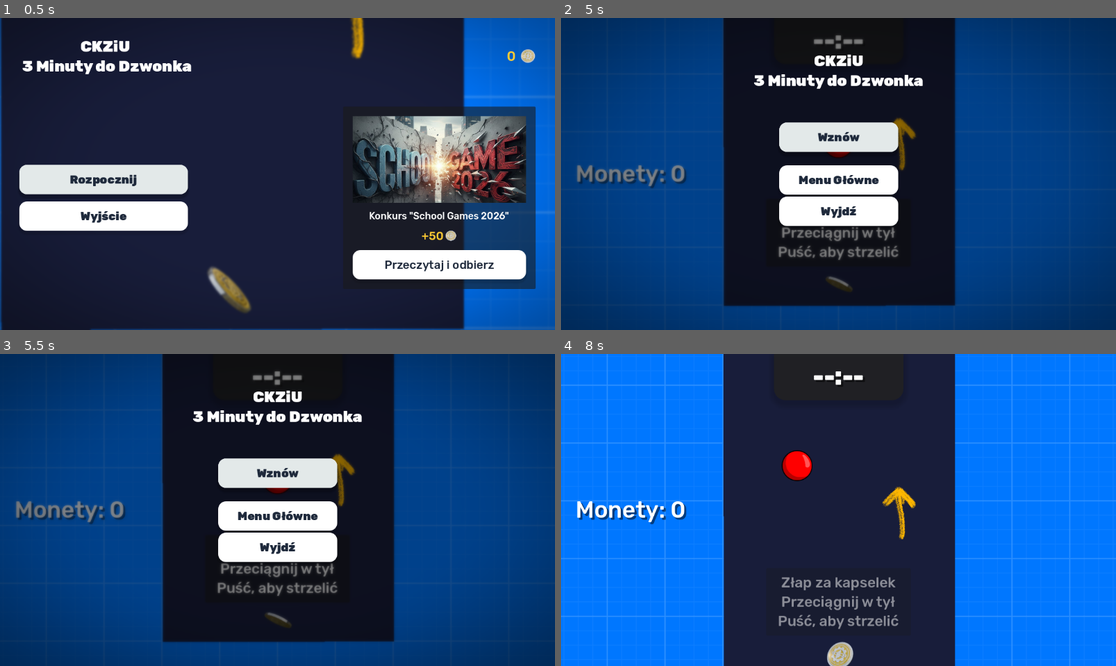
Above: before the commit, frames 1-4 (two rows, left to right).
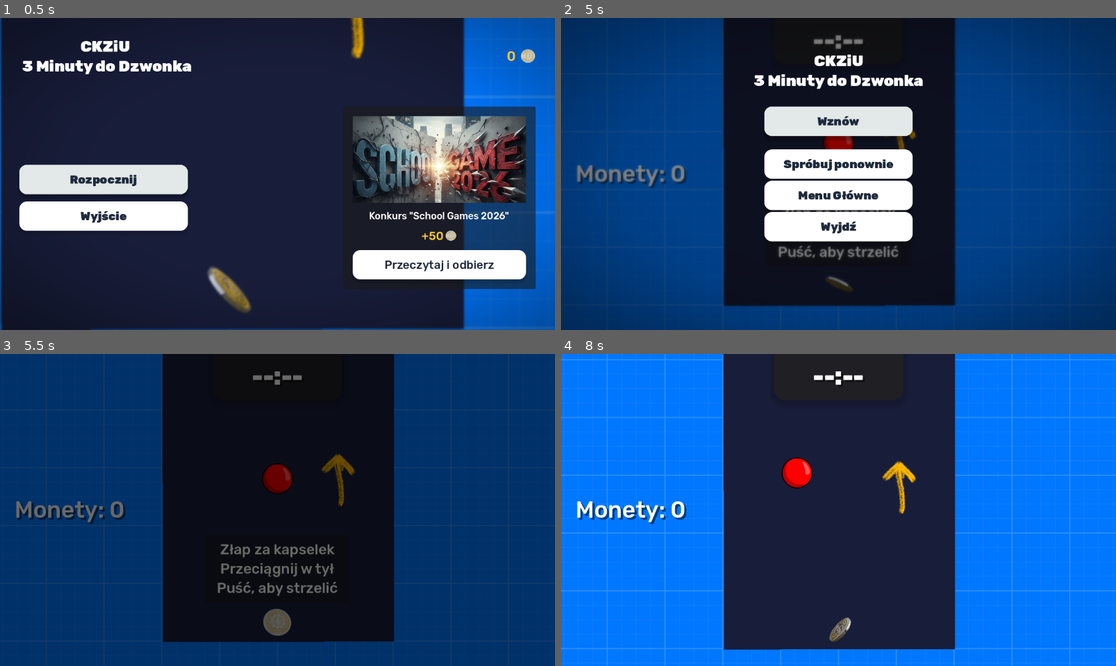
Above: after the commit, the same moments.

Repository: Moderrek/project-ricochet
Game: Godot game, scene res://scenes/menus/main_menu.tscn
Two runs of this game, one before a commit and one after it. Both use one fixed random seed, a clock stepped at 60 frames per second and the inputs below. Sound files missing from this copy of the repository are replaced by a short silence.
Inputs (mouse positions are in pixels of both pictures, inside the frame that each line leads up to):
- Up to frame 1 (0.5 s): no input
- Up to frame 2 (5 s): click "Rozpocznij" at 0.5 s; tap Enter (ui_accept) at 1.25, 1.52, 2.75, 4.25, 4.52 s; move the mouse to (960, 158) at 1.27 s; click (960, 158) at 1.42 s; drag from (727, 189) to (838, 286) at 2.02 s; move the mouse to (894, 105) at 2.77 s; click (894, 105) at 2.92 s; drag from (810, 236) to (672, 127) at 3.52 s; move the mouse to (1005, 220) at 4.27 s; click (1005, 220) at 4.42 s; tap Escape (ui_cancel) at 4.9 s
- Up to frame 3 (5.5 s): click (277, 500) at 5 s, where only the run after the commit has a clickable "Spróbuj ponownie"
- Up to frame 4 (8 s): click (838, 472) at 5.75 s, where only the run before the commit has a clickable "Wznów"; drag from (672, 463) to (838, 622) at 6.52 s; move the mouse to (866, 510) at 7.27 s; click (866, 510) at 7.42 s

Frame 1 is identical in both runs. In frame 2, 7.5% of the frame differs, in the area x 36-64%, y 28-72%; in frame 3, 31%, in the area x 3-93%, y 5-93%; in frame 4, 6.5%.

Commit message:
feat(levels): add level 1 script and integrate retry button in pause menu

Diff:
--- /dev/null
+++ b/scenes/levels/level_1.gd
@@ -0,0 +1,7 @@
+extends BaseLevel
+
+func _on_player_shot() -> void:
+	GameManager.is_timer_active = true
+
+func _on_level_started() -> void:
+	GameManager.is_timer_active = false
--- a/scenes/levels/level_1.tscn
+++ b/scenes/levels/level_1.tscn
@@ -1,6 +1,7 @@
 [gd_scene format=4 uid="uid://cidukxiliea8x"]
 
 [ext_resource type="PackedScene" uid="uid://0dahmcdfnjd5" path="res://scenes/levels/base_level.tscn" id="1_excbq"]
+[ext_resource type="Script" uid="uid://tid0bkj4um0o" path="res://scenes/levels/level_1.gd" id="2_dnkej"]
 [ext_resource type="Texture2D" uid="uid://ctj13btnys8ks" path="res://assets/images/wall_test.png" id="2_iav0o"]
 [ext_resource type="Texture2D" uid="uid://dphek2jkg6fc6" path="res://assets/images/arrow_up.png" id="3_dnkej"]
 [ext_resource type="Texture2D" uid="uid://i8oc6vj7ysmw" path="res://assets/images/arrow_turn_right.png" id="4_mm8aj"]
@@ -30,6 +31,7 @@
 sources/2 = SubResource("TileSetAtlasSource_ym01l")
 
 [node name="level_1" unique_id=1806712695 instance=ExtResource("1_excbq")]
+script = ExtResource("2_dnkej")
 
 [node name="ColorRect2" type="ColorRect" parent="." index="3" unique_id=225011112]
 offset_left = -6040.0
--- a/scenes/levels/level_2.tscn
+++ b/scenes/levels/level_2.tscn
@@ -7,6 +7,7 @@
 [ext_resource type="Texture2D" uid="uid://dphek2jkg6fc6" path="res://assets/images/arrow_up.png" id="4"]
 [ext_resource type="PackedScene" uid="uid://lvklfo0pscmv" path="res://scenes/interactables/vending_machine/vending_machine.tscn" id="6_brxtv"]
 [ext_resource type="PackedScene" uid="uid://f0b327r50edc" path="res://scenes/interactables/level_end_area/level_end_area.tscn" id="7"]
+[ext_resource type="PackedScene" uid="uid://c2lckjp47l84q" path="res://scenes/interactables/pallet/pallet.tscn" id="9_3p04p"]
 [ext_resource type="PackedScene" uid="uid://c7g3upf78s37y" path="res://scenes/collectibles/photo/photo.tscn" id="10_1yj8c"]
 
 [sub_resource type="RectangleShape2D" id="RectangleShape2D_fiq81"]
@@ -110,61 +111,65 @@
 tile_map_data = PackedByteArray("AAD9/wEAAgAAAAAAAAD9/wIAAgAAAAAAAAACAAEAAgAAAAAAAAACAAIAAgAAAAAAAAD9/wMAAgAAAAAAAAD9/w …(2288 unchanged characters)…
 tile_set = SubResource("TileSet_vdred")
 
-[node name="VendingMachine" parent="Entities" parent_id_path=PackedInt32Array(1153031609) index="0" unique_id=635205341 instance=ExtResource("6_brxtv")]
+[node name="Pallet" parent="Entities" parent_id_path=PackedInt32Array(1153031609) index="0" unique_id=1252356175 instance=ExtResource("9_3p04p")]
+position = Vector2(-1308.0001, -670)
+rotation = 0.84086674
+
+[node name="VendingMachine" parent="Entities" parent_id_path=PackedInt32Array(1153031609) index="1" unique_id=635205341 instance=ExtResource("6_brxtv")]
 position = Vector2(688, -383)
 
-[node name="CezCoin" parent="Entities" parent_id_path=PackedInt32Array(1153031609) index="1" unique_id=454780902 instance=ExtResource("3")]
+[node name="CezCoin" parent="Entities" parent_id_path=PackedInt32Array(1153031609) index="2" unique_id=454780902 instance=ExtResource("3")]
 position = Vector2(704, -647)
 
-[node name="CezCoin2" parent="Entities" parent_id_path=PackedInt32Array(1153031609) index="2" unique_id=1865364420 instance=ExtResource("3")]
+[node name="CezCoin2" parent="Entities" parent_id_path=PackedInt32Array(1153031609) index="3" unique_id=1865364420 instance=ExtResource("3")]
 position = Vector2(709, -533)
 
-[node name="CezCoin3" parent="Entities" parent_id_path=PackedInt32Array(1153031609) index="3" unique_id=1921843807 instance=ExtResource("3")]
+[node name="CezCoin3" parent="Entities" parent_id_path=PackedInt32Array(1153031609) index="4" unique_id=1921843807 instance=ExtResource("3")]
 position = Vector2(644, -583)
 
-[node name="CezCoin4" parent="Entities" parent_id_path=PackedInt32Array(1153031609) index="4" unique_id=1298764170 instance=ExtResource("3")]
+[node name="CezCoin4" parent="Entities" parent_id_path=PackedInt32Array(1153031609) index="5" unique_id=1298764170 instance=ExtResource("3")]
 position = Vector2(595, -649)
 
-[node name="CezCoin5" parent="Entities" parent_id_path=PackedInt32Array(1153031609) index="5" unique_id=2010019088 instance=ExtResource("3")]
+[node name="CezCoin5" parent="Entities" parent_id_path=PackedInt32Array(1153031609) index="6" unique_id=2010019088 instance=ExtResource("3")]
 position = Vector2(941, -78)
 
-[node name="CezCoin6" parent="Entities" parent_id_path=PackedInt32Array(1153031609) index="6" unique_id=2138496411 instance=ExtResource("3")]
+[node name="CezCoin6" parent="Entities" parent_id_path=PackedInt32Array(1153031609) index="7" unique_id=2138496411 instance=ExtResource("3")]
 position = Vector2(241, -1047)
 
-[node name="CezCoin7" parent="Entities" parent_id_path=PackedInt32Array(1153031609) index="7" unique_id=837065221 instance=ExtResource("3")]
+[node name="CezCoin7" parent="Entities" parent_id_path=PackedInt32Array(1153031609) index="8" unique_id=837065221 instance=ExtResource("3")]
 position = Vector2(-305, -64)
 
-[node name="CezCoin8" parent="Entities" parent_id_path=PackedInt32Array(1153031609) index="8" unique_id=253994355 instance=ExtResource("3")]
+[node name="CezCoin8" parent="Entities" parent_id_path=PackedInt32Array(1153031609) index="9" unique_id=253994355 instance=ExtResource("3")]
 position = Vector2(-398, -64)
 
-[node name="CezCoin9" parent="Entities" parent_id_path=PackedInt32Array(1153031609) index="9" unique_id=96030290 instance=ExtResource("3")]
+[node name="CezCoin9" parent="Entities" parent_id_path=PackedInt32Array(1153031609) index="10" unique_id=96030290 instance=ExtResource("3")]
 position = Vector2(-495, -64)
 
-[node name="CezCoin10" parent="Entities" parent_id_path=PackedInt32Array(1153031609) index="10" unique_id=1152960570 instance=ExtResource("3")]
+[node name="CezCoin10" parent="Entities" parent_id_path=PackedInt32Array(1153031609) index="11" unique_id=1152960570 instance=ExtResource("3")]
 position = Vector2(-1347, -64)
 
-[node name="CezCoin11" parent="Entities" parent_id_path=PackedInt32Array(1153031609) index="11" unique_id=792603891 instance=ExtResource("3")]
+[node name="CezCoin11" parent="Entities" parent_id_path=PackedInt32Array(1153031609) index="12" unique_id=792603891 instance=ExtResource("3")]
 position = Vector2(-1042, -376)
 
-[node name="CezCoin12" parent="Entities" parent_id_path=PackedInt32Array(1153031609) index="12" unique_id=191979019 instance=ExtResource("3")]
+[node name="CezCoin12" parent="Entities" parent_id_path=PackedInt32Array(1153031609) index="13" unique_id=191979019 instance=ExtResource("3")]
 position = Vector2(-1042, -472)
 
-[node name="CezCoin13" parent="Entities" parent_id_path=PackedInt32Array(1153031609) index="13" unique_id=1673807294 instance=ExtResource("3")]
+[node name="CezCoin13" parent="Entities" parent_id_path=PackedInt32Array(1153031609) index="14" unique_id=1673807294 instance=ExtResource("3")]
 position = Vector2(-1335, -1243)
 
-[node name="CezCoin14" parent="Entities" parent_id_path=PackedInt32Array(1153031609) index="14" unique_id=1908978505 instance=ExtResource("3")]
+[node name="CezCoin14" parent="Entities" parent_id_path=PackedInt32Array(1153031609) index="15" unique_id=1908978505 instance=ExtResource("3")]
 position = Vector2(-1199, -1570)
 
-[node name="CezCoin15" parent="Entities" parent_id_path=PackedInt32Array(1153031609) index="15" unique_id=924068032 instance=ExtResource("3")]
+[node name="CezCoin15" parent="Entities" parent_id_path=PackedInt32Array(1153031609) index="16" unique_id=924068032 instance=ExtResource("3")]
 position = Vector2(-1199, -1663)
 
-[node name="Photo" parent="Entities" parent_id_path=PackedInt32Array(1153031609) index="16" unique_id=1227350045 instance=ExtResource("10_1yj8c")]
+[node name="Photo" parent="Entities" parent_id_path=PackedInt32Array(1153031609) index="17" unique_id=1227350045 instance=ExtResource("10_1yj8c")]
 position = Vector2(690, -897)
 
-[node name="Photo2" parent="Entities" parent_id_path=PackedInt32Array(1153031609) index="17" unique_id=1000896202 instance=ExtResource("10_1yj8c")]
+[node name="Photo2" parent="Entities" parent_id_path=PackedInt32Array(1153031609) index="18" unique_id=1000896202 instance=ExtResource("10_1yj8c")]
 position = Vector2(913, 68)
 
-[node name="ArrowUp" type="Sprite2D" parent="Entities" parent_id_path=PackedInt32Array(1153031609) index="18" unique_id=1872959992]
+[node name="ArrowUp" type="Sprite2D" parent="Entities" parent_id_path=PackedInt32Array(1153031609) index="19" unique_id=1872959992]
 rotation = -1.0593233
 scale = Vector2(0.2, 0.181)
 texture = ExtResource("4")
@@ -174,4 +179,4 @@
 metadata/_custom_type_script = "uid://day8giwpngo8g"
 
 [node name="CollisionPolygon2D" type="CollisionPolygon2D" parent="HazardArea2" index="0" unique_id=442207306]
-polygon = PackedVector2Array(-1199, -1454, -1310, -1353, -1194, -1264, -1062, -1345, -1132.75, -1401.2902)
+polygon = PackedVector2Array(-1199, -1454, -1275, -1372, -1251, -1299, -1194, -1264, -1140, -1332, -1043, -1367, -1134, -1422)
--- a/scenes/menus/pause_menu.gd
+++ b/scenes/menus/pause_menu.gd
@@ -3,6 +3,7 @@
 @onready var resume_button = $VBoxContainer/ResumeButton
 @onready var main_menu_button = $VBoxContainer/MainMenuButton
 @onready var quit_button = $VBoxContainer/QuitButton
+@onready var retry_button = $VBoxContainer/RetryButton
 
 func _ready() -> void:
 	if resume_button:
@@ -11,6 +12,8 @@
 		main_menu_button.pressed.connect(_on_main_menu_pressed)
 	if quit_button:
 		quit_button.pressed.connect(_on_quit_pressed)
+	if retry_button:
+		retry_button.pressed.connect(_on_retry_pressed)
 
 	hide()
 
@@ -52,3 +55,11 @@
 
 func _on_quit_pressed() -> void:
 	get_tree().quit()
+
+func _on_retry_pressed() -> void:
+	get_tree().paused = false
+	hide()
+	Engine.time_scale = 1.0
+	GameManager.is_game_running = false
+	GameManager.is_timer_active = false
+	GameManager.start_game()
--- a/scenes/menus/pause_menu.tscn
+++ b/scenes/menus/pause_menu.tscn
@@ -75,6 +75,10 @@
 custom_minimum_size = Vector2(0, 20)
 layout_mode = 2
 
+[node name="RetryButton" type="Button" parent="VBoxContainer" unique_id=2144398873]
+layout_mode = 2
+text = "Spróbuj ponownie"
+
 [node name="MainMenuButton" type="Button" parent="VBoxContainer" unique_id=1552448728]
 layout_mode = 2
 text = "Menu Główne"
Not shown, added: scenes/levels/level_1.gd.uid
